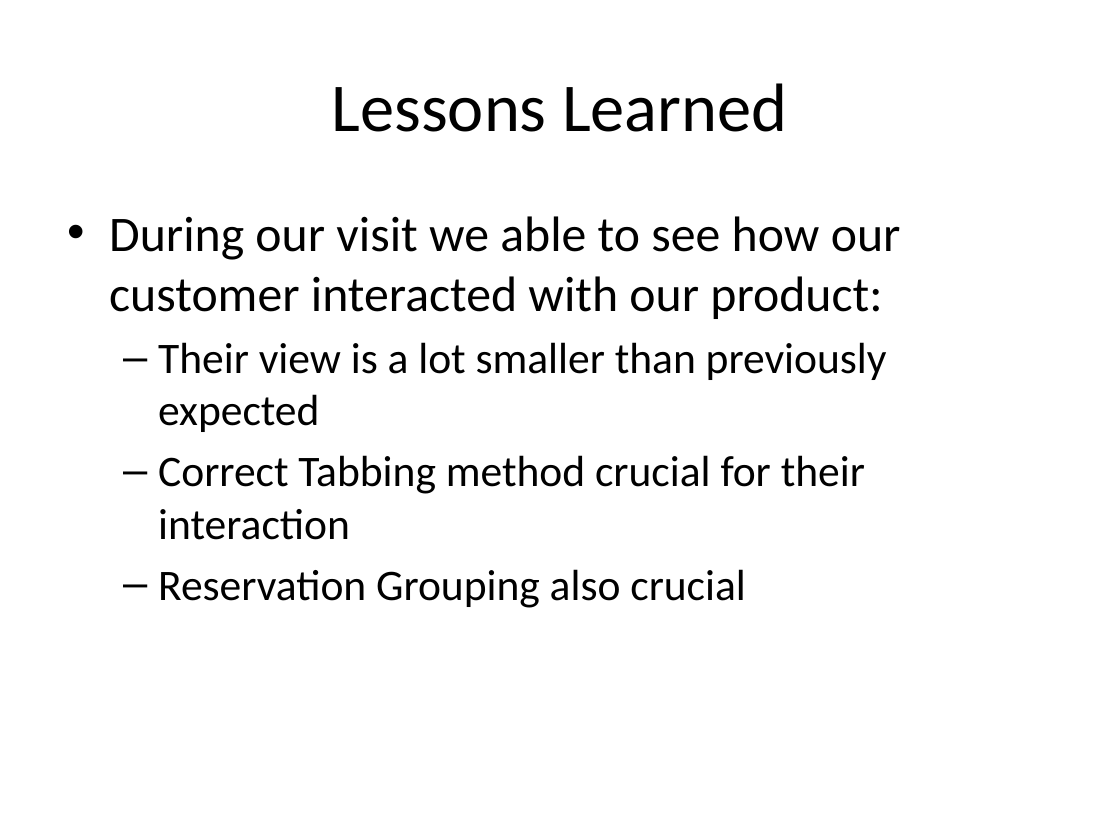
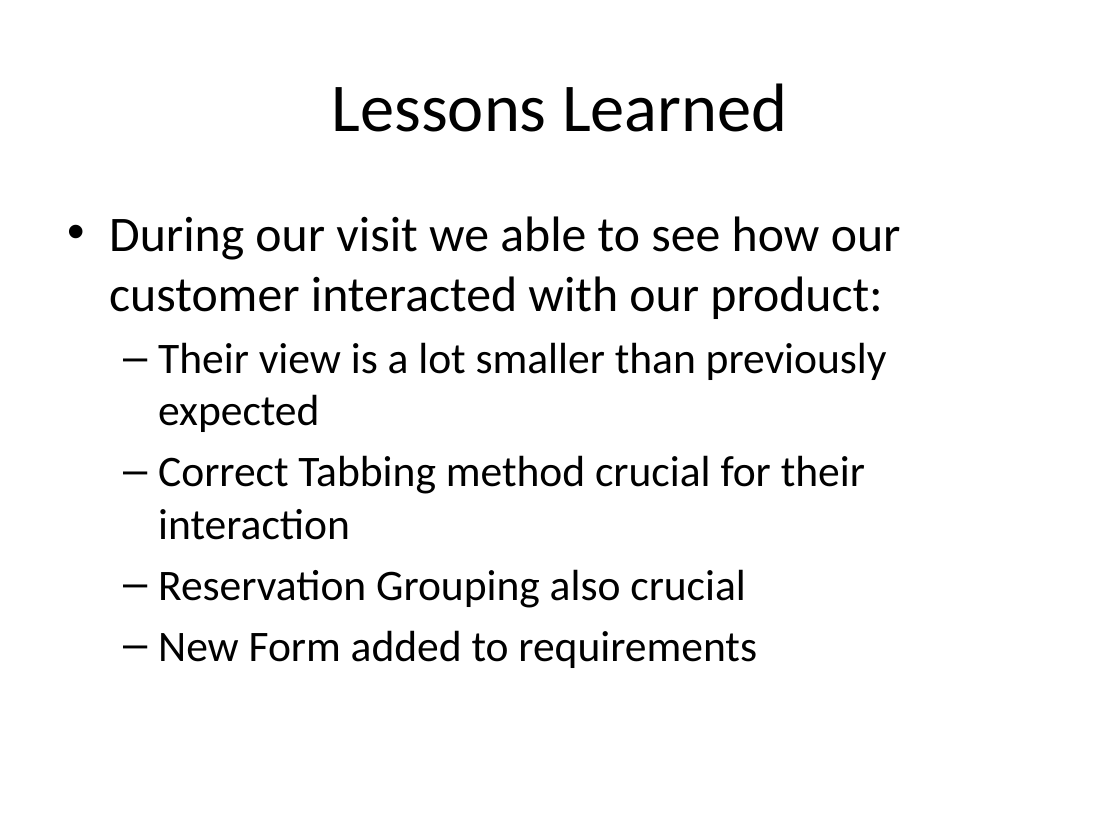
Before and after one commit to telepresencebot2/Transportation-For-Visually-Impaired, a slide deck: slide 12 of Cycle1DOC/CycleOnePresentation.pptx. Drawn at 1120x840 pixels with LibreOffice and Linux fonts; fonts in the diff are those of the drawing; background and template pictures are left out. Boxes give left, top, right and bottom in pixels: in the first picture for what was removed or moved away, otherwise in the second. Text is boxed around its words. In the diff, an @@ line names an element or a change of style, - is before the commit and + after.

```diff
--- a/Cycle1DOC/CycleOnePresentation.pptx
+++ b/Cycle1DOC/CycleOnePresentation.pptx
@@ text at [158, 630, 757, 668]: paragraph added @@
+  – New Form added to requirements
```
Also in this commit, not shown: 6 other slides changed, 3 other files.
